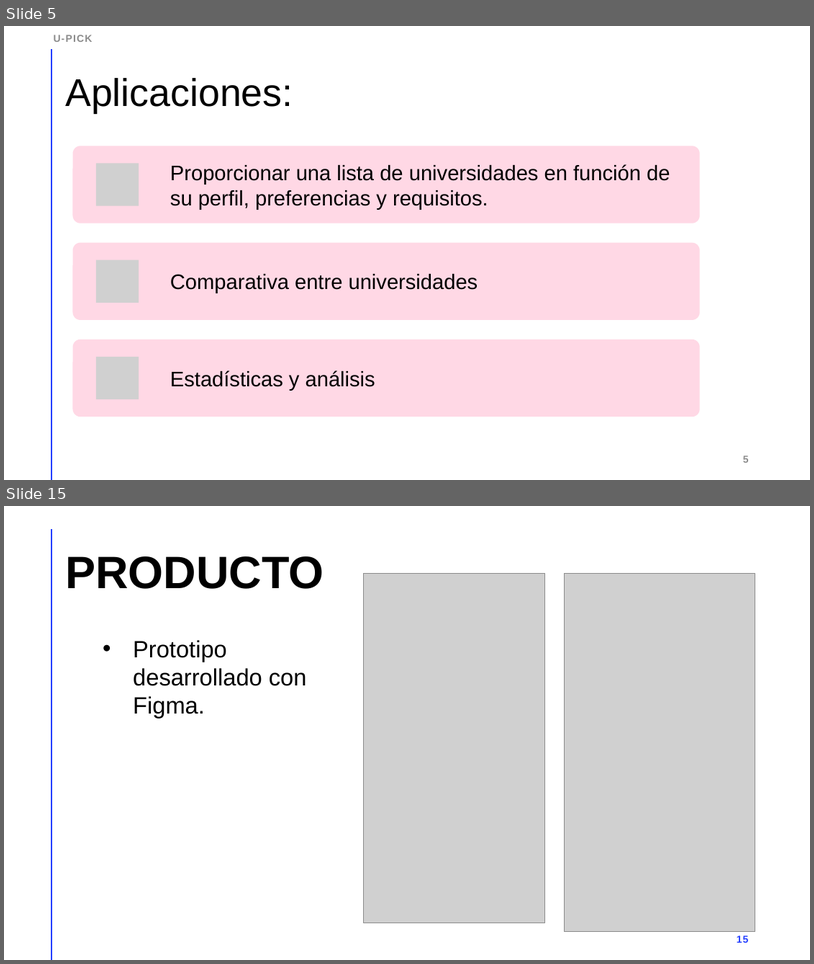
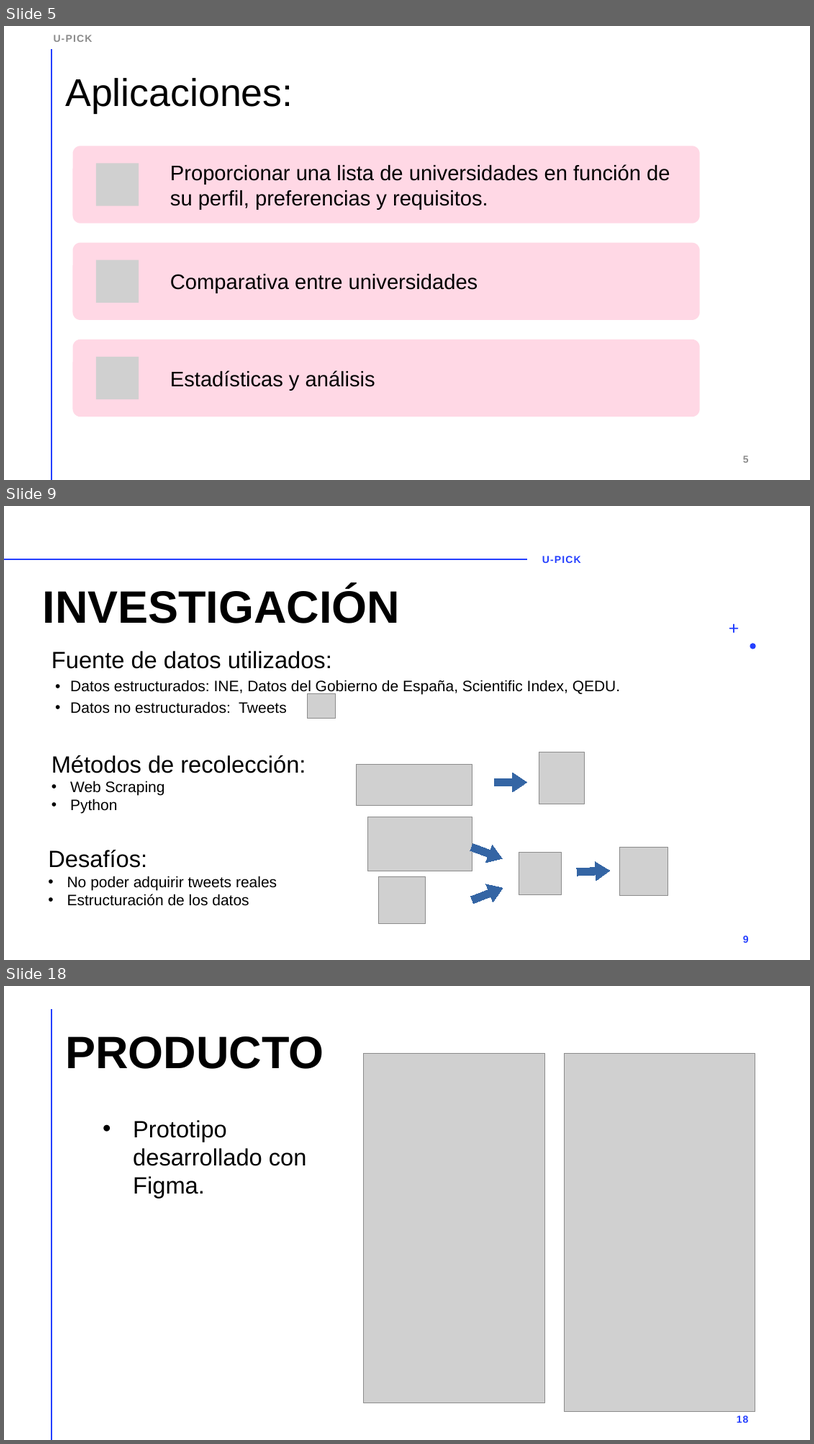
Before and after one commit to Dacarpe03/SIC_Big_Data_CDC, a slide deck: Entregas/U-pick.pptx. Shown one above the other, each under a label of ours: slides 5 and 15 before the commit, slides 5, 9 and 18 after it; the slides between them are not shown. The pictures are 814x964 and 814x1444 pixels, drawn with LibreOffice and Linux fonts; fonts in the diff are those of the drawing; grey boxes stand for pictures. Boxes give left, top, right and bottom in pixels: in the first picture for what was removed or moved away, otherwise in the second. Text is boxed around its words. In the diff, an @@ line names an element or a change of style, - is before the commit and + after.

```diff
--- a/Entregas/U-pick.pptx
+++ b/Entregas/U-pick.pptx
@@ slide 9 added at <box>4,506,810,960</box>, background #FFFFFF @@
@@ line added from (4, 559) to (527, 559), #FF9022 2 pt @@
@@ text added at <box>543,556,581,563</box>, 12 pt, text #243FFF, bold @@
+U-PICK
@@ title added at <box>43,587,400,623</box>, 54 pt, text #000000, bold @@
+INVESTIGACIÓN
@@ freeform shape added at <box>730,624,739,633</box>, fill #243FFF @@
@@ text added at <box>52,651,620,713</box>, 18 pt, text #000000 @@
+Fuente de datos utilizados:
+• Datos estructurados: INE, Datos del Gobierno de España, Scientific Index, QEDU.
+• Datos no estructurados: Tweets
@@ freeform shape added at <box>751,643,756,649</box>, fill #243FFF @@
@@ picture added at <box>307,693,335,718</box> @@
@@ text added at <box>52,755,306,813</box>, 28 pt, text #000000 @@
+Métodos de recolección:
+• Web Scraping
+• Python
@@ picture added at <box>356,764,472,805</box> @@
@@ picture added at <box>540,752,585,803</box> @@
@@ freeform shape added at <box>494,773,527,792</box>, fill #3465A4, outline #3465A4 0.75 pt @@
@@ picture added at <box>368,817,472,871</box> @@
@@ text added at <box>48,849,277,906</box>, 18 pt, text #000000 @@
+Desafíos:
+• No poder adquirir tweets reales
+• Estructuración de los datos
@@ freeform shape added at <box>469,838,506,867</box>, fill #3465A4, outline #3465A4 0.75 pt @@
@@ picture added at <box>620,847,669,896</box> @@
@@ picture added at <box>520,852,563,895</box> @@
@@ freeform shape added at <box>577,861,610,881</box>, fill #3465A4, outline #3465A4 0.75 pt @@
@@ picture added at <box>378,876,426,924</box> @@
@@ freeform shape added at <box>469,879,507,908</box>, fill #3465A4, outline #3465A4 0.75 pt @@
@@ page number added at <box>743,935,749,942</box>, 12 pt, text #243FFF, bold @@
+9
@@ what was slide 15 is now slide 18 @@
@@ page number at <box>737,1415,749,1422</box>: text changed @@
-15
+18
```
Also in this commit, not shown: 7 slides changed, 6 other slides added, 4 slides removed.
